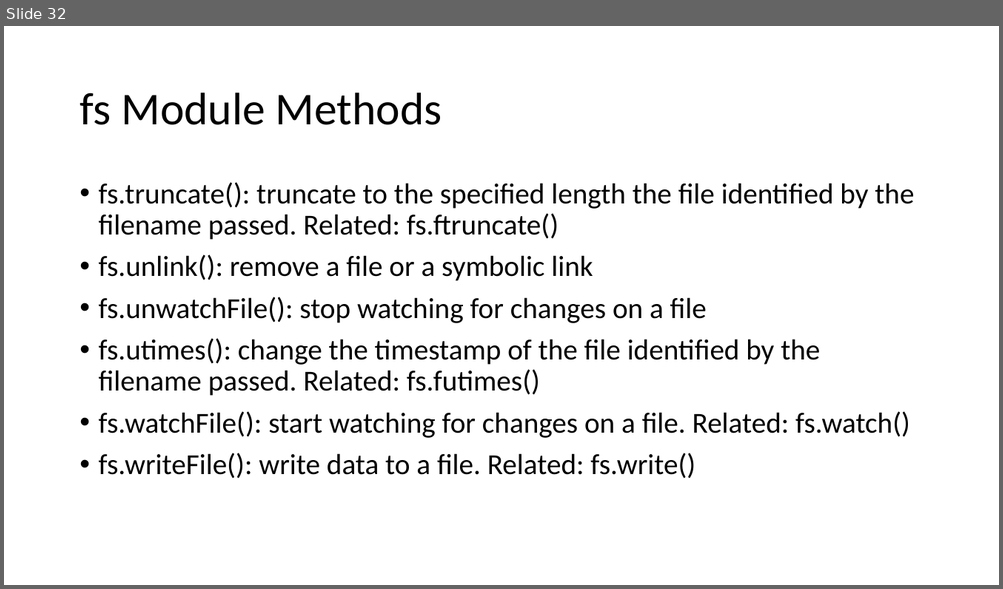
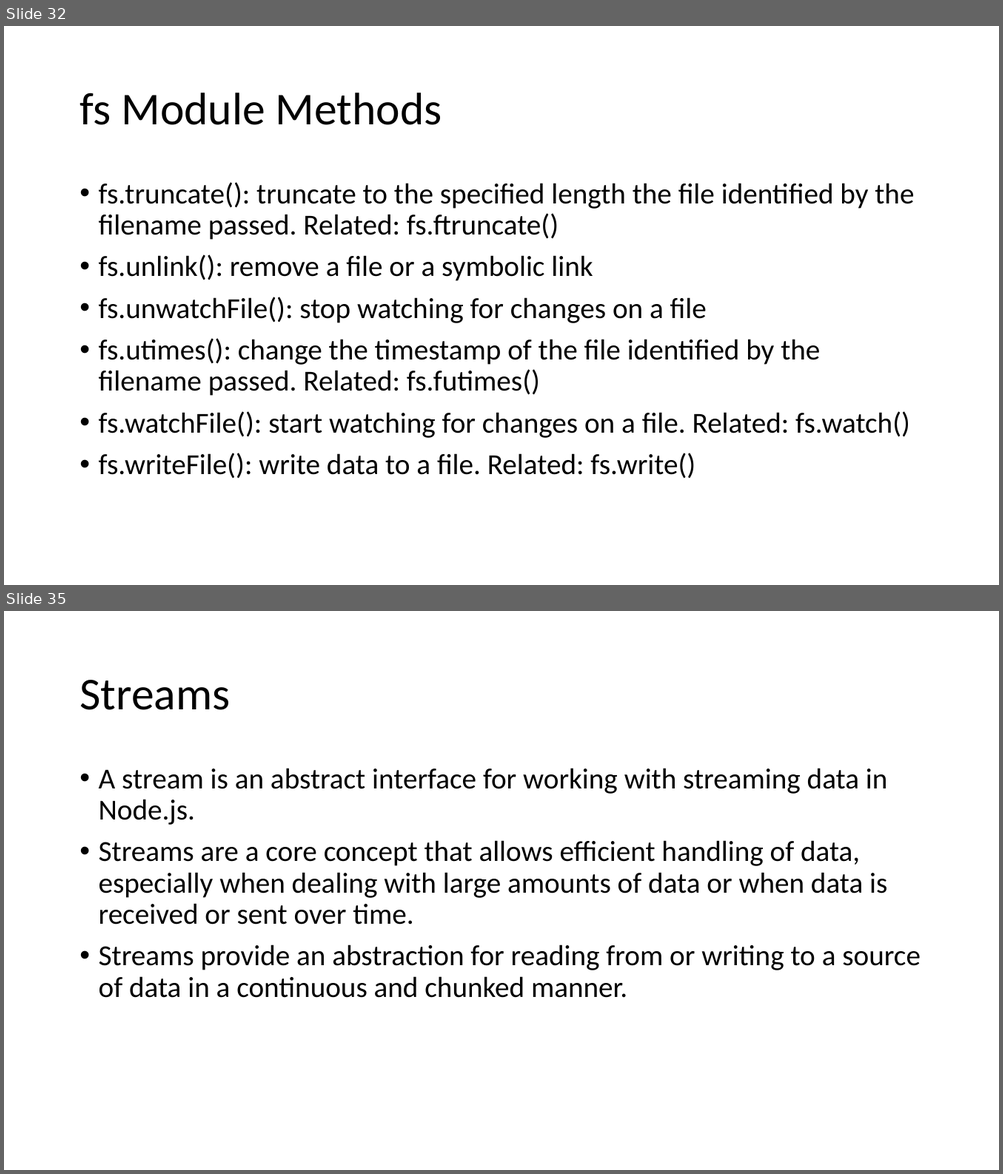
Before and after one commit to explore-with-manish/im-jan24, a slide deck: Node/Notes/Node.pptx. Shown one above the other, each under a label of ours: slide 32 before the commit, slides 32 and 35 after it; the slides between them are not shown. The pictures are 1003x589 and 1003x1174 pixels, drawn with LibreOffice and Linux fonts; fonts in the diff are those of the drawing. Boxes give left, top, right and bottom in pixels: in the first picture for what was removed or moved away, otherwise in the second. Text is boxed around its words. In the diff, an @@ line names an element or a change of style, - is before the commit and + after.

```diff
--- a/Node/Notes/Node.pptx
+++ b/Node/Notes/Node.pptx
@@ slide 35 added at [4,611,999,1170], background #FFFFFF @@
@@ title added at [79,680,230,710], 44 pt, text #000000 @@
+Streams
@@ text added at [99,768,920,998], 28 pt, text #000000 @@
+• A stream is an abstract interface for working with streaming data in Node.js.
+• Streams are a core concept that allows efficient handling of data, especially when dealing with large amounts of data or when data is received or sent over time.
+• Streams provide an abstraction for reading from or writing to a source of data in a continuous and chunked manner.
```
Also in this commit, not shown: 20 other slides added, 4 other files.
